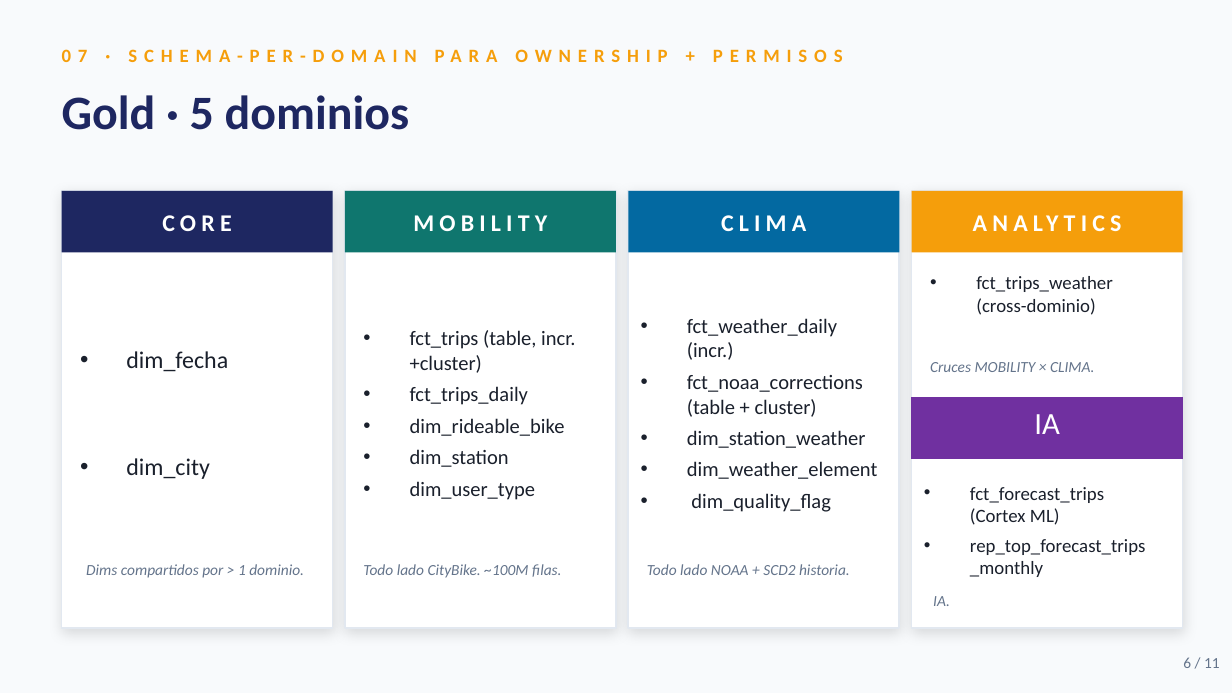
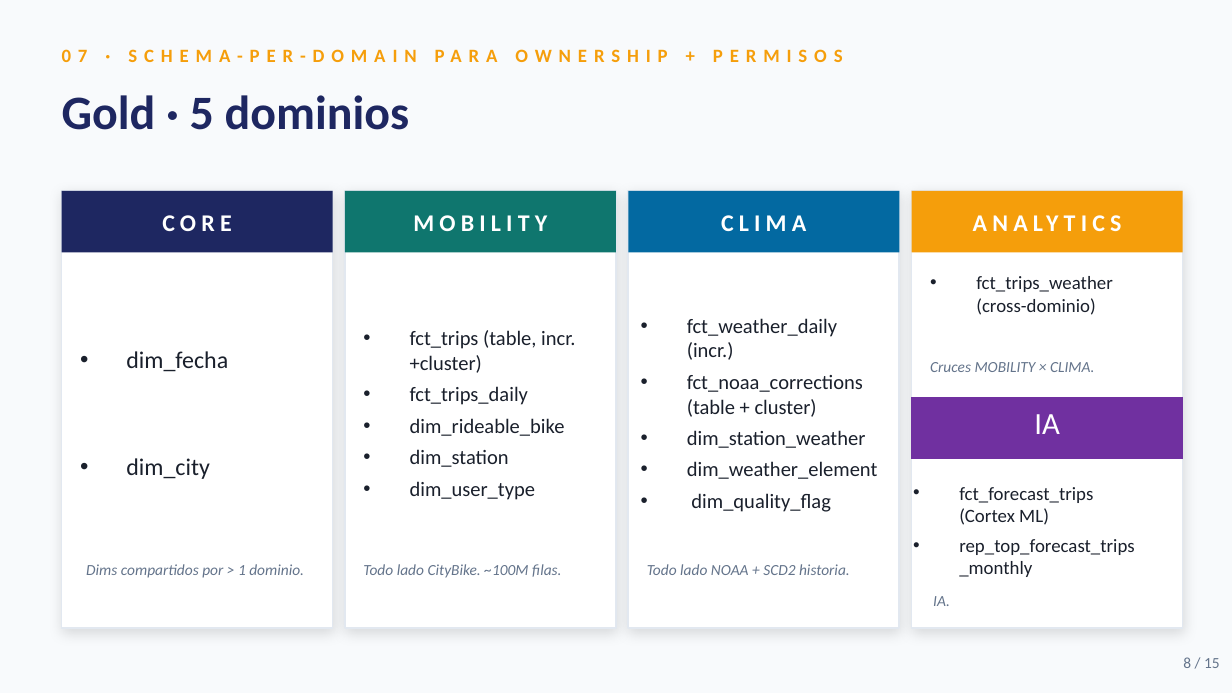
Before and after one commit to Rlizaran/Snowflake_proyect, a slide deck: slide 8 of presentacion/Presentacion.pptx (slide 6 before the commit). Drawn at 1232x693 pixels with LibreOffice and Linux fonts; fonts in the diff are those of the drawing. Boxes give left, top, right and bottom in pixels: in the first picture for what was removed or moved away, otherwise in the second. Text is boxed around its words. In the diff, an @@ line names an element or a change of style, - is before the commit and + after.

```diff
--- a/presentacion/Presentacion.pptx
+++ b/presentacion/Presentacion.pptx
@@ text "fct_forecast_trips (Cortex ML)": place and size @@
-text "fct_forecast_trips (Cortex ML)" at (970, 487, 1145, 577)
+text "fct_forecast_trips (Cortex ML)" at (959, 487, 1134, 577)
@@ text at (1183, 657, 1220, 668): text changed @@
-6 / 11
+8 / 15
```
Also in this commit, not shown: 9 other slides changed, 4 slides added, 1 other file.
